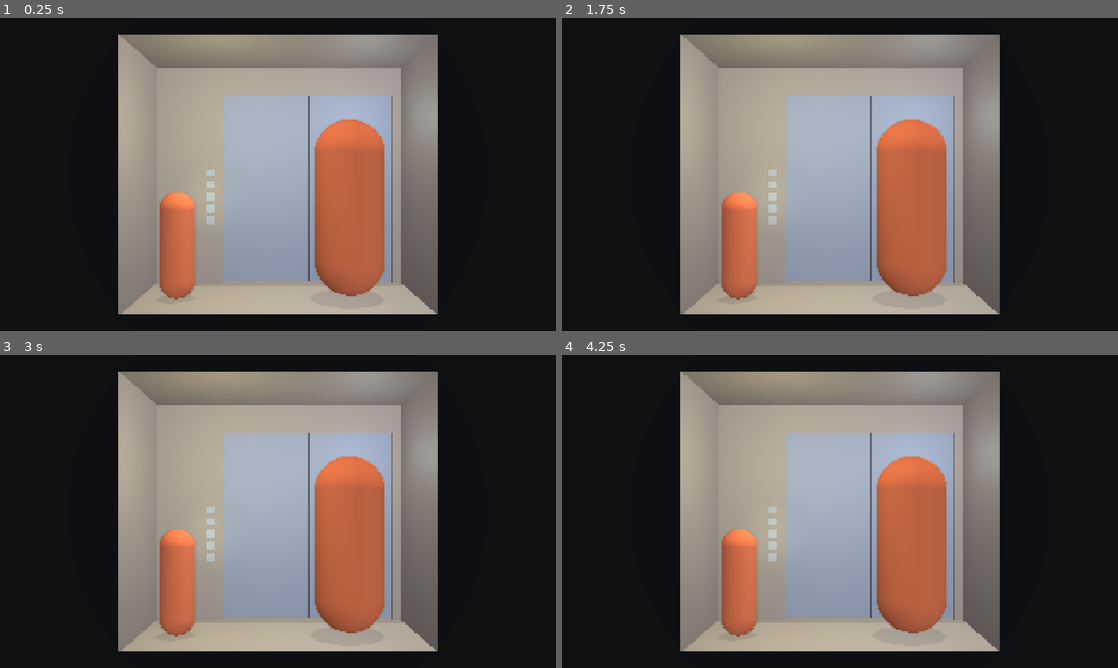
Above: before the commit, frames 1-4 (two rows, left to right).
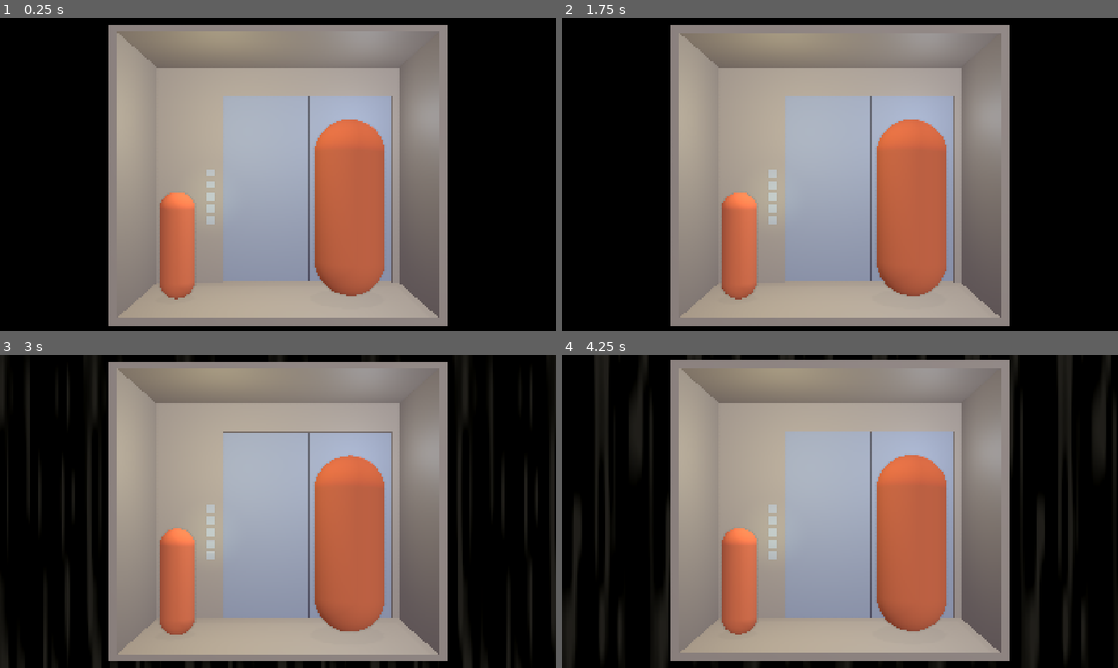
Above: after the commit, the same moments.

Repository: curlewrasblo/lift-boy
Game: Godot game, scene res://scenes/lift_scene.tscn
Two runs of this game, one before a commit and one after it. Both use one fixed random seed, a clock stepped at 60 frames per second and the inputs below.
Inputs:
- Up to frame 1 (0.25 s): no input
- Up to frame 2 (1.75 s): tap Enter at 0.5 s; hold 0 0.53-1.28 s; tap 1 at 0.8, 1.35 s; tap Space at 1.25 s; tap 2 at 1.55 s
- Up to frame 3 (3 s): hold 2 2.03-2.78 s; tap 3 at 2.3, 2.85 s
- Up to frame 4 (4.25 s): tap 4 at 3.05 s; hold 4 from 3.53 s (still down); tap 0 at 3.8 s

The runs differ from the first frame. In frame 1, 7.5% of the frame differs, in the area x 19-81%, y 2-99%; in frame 2, 7.6%; in frame 3, 7.7%; in frame 4, 8.2%, in the area x 19-81%, y 1-98%.

Commit message:
Made it controllable

Diff:
--- a/materials/elevator_moving_mat.tres
+++ b/materials/elevator_moving_mat.tres
@@ -22,9 +22,10 @@
 [resource]
 render_priority = 0
 shader = ExtResource("1_f5lui")
-shader_parameter/moving = 4.7499999933364734e-08
-shader_parameter/move_max_speed = 1.5
-shader_parameter/normal_color = Color(0, 0, 0, 1)
-shader_parameter/speedy_color = Color(0.1, 0.09943333, 0.083, 1)
+shader_parameter/uv_offset = -1.07
+shader_parameter/moving_factor = 1.0
+shader_parameter/still_color = Color(0.03137255, 0.03137255, 0.02745098, 1)
+shader_parameter/moving_slow_color = Color(0.03137255, 0.03137255, 0.02745098, 1)
+shader_parameter/moving_fast_color = Color(0.14, 0.13542667, 0.120400004, 1)
 shader_parameter/moving_texture = SubResource("NoiseTexture2D_txnge")
-shader_parameter/tex_tiling = Vector2(6, 0.25)
+shader_parameter/tex_tiling = Vector2(6, 0.36)
--- /dev/null
+++ b/scenes/LiftController.gd
@@ -0,0 +1,137 @@
+extends Node
+class_name LiftController
+
+enum LiftState {
+	Ready,
+	ClosingDoors,
+	Moving,
+	OpeningDoors
+}
+
+@export var time_to_reach_full_speed: float = 0.42
+@export var time_between_floors: float = 1.0
+
+@export_subgroup("Elevator")
+@export var lift_player: LiftPlayer
+
+@export_subgroup("Background movement")
+@export var background_quad: MeshInstance3D
+@export var shader_move_max_speed: float = 1.0
+
+@export_subgroup("Camera Shake")
+@export var camera: Camera3D
+@export var camera_shake_intensity: Vector2 = Vector2(0.05, 0.05)
+@export var camera_shake_interval: float = 0.1
+
+var movement_material: ShaderMaterial
+var shake_timer: float = 0.0
+var move_tween: Tween
+var current_floor: int = 0
+
+var original_camera_position: Vector3
+
+var lift_state := LiftState.Ready
+var doors_closed: bool = true
+var moving_factor: float = 0.0
+
+var uv_offset: float = 0.0
+var shader_moving: float = 0.0 # Goes from -1 to 0 to 1, where -1 is lift moving down and 1 is lift moving up and 0 is at rest
+
+func _ready() -> void:
+	movement_material = background_quad.material_override as ShaderMaterial
+	assert(movement_material != null, "Movement material is not a ShaderMaterial")
+	uv_offset = 0.0
+	movement_material.set_shader_parameter("uv_offset", uv_offset)
+	movement_material.set_shader_parameter("moving_factor", moving_factor)
+	original_camera_position = camera.position
+
+
+func _process(delta: float) -> void:
+	if lift_state == LiftState.Moving:
+		uv_offset += shader_moving * shader_move_max_speed * delta
+		movement_material.set_shader_parameter("uv_offset", uv_offset)
+
+		shake_timer += delta
+		if shake_timer >= camera_shake_interval:
+			shake_timer -= camera_shake_interval
+			_camera_shake(moving_factor)
+	elif lift_state == LiftState.Ready:
+		if Input.is_key_pressed(KEY_0):
+			press_button(0)
+		elif Input.is_key_pressed(KEY_1):
+			press_button(1)
+		elif Input.is_key_pressed(KEY_2):
+			press_button(2)
+		elif Input.is_key_pressed(KEY_3):
+			press_button(3)
+		elif Input.is_key_pressed(KEY_4):
+			press_button(4)
+
+
+func press_button(elevator_floor: int) -> void:
+	if lift_state != LiftState.Ready:
+		return
+
+	if current_floor == elevator_floor:
+		return
+
+	if !doors_closed:
+		print(name, ": Closing doors")
+		lift_state = LiftState.ClosingDoors
+		await close_doors()
+		doors_closed = true
+
+	lift_state = LiftState.Moving
+	print(name, ": Moving to floor ", elevator_floor)
+	await move_to_floor(elevator_floor)
+	lift_state = LiftState.OpeningDoors
+	print(name, ": Opening doors")
+	await open_doors()
+	doors_closed = false
+	lift_state = LiftState.Ready
+	print(name, ": Lift is ready at floor ", elevator_floor)
+
+
+func close_doors() -> void:
+	lift_player.close_doors()
+	await lift_player.animation_finished
+
+func open_doors() -> void:
+	lift_player.open_doors()
+	await lift_player.animation_finished
+
+
+func move_to_floor(to_floor: int) -> void:
+	assert(lift_state == LiftState.Moving, "Lift shouldnt be moving right now")
+	if move_tween != null:
+		move_tween.kill()
+		move_tween = null
+
+	var target = 1.0 if to_floor > current_floor else -1.0
+	var floors_to_move = abs(to_floor - current_floor)
+
+	move_tween = create_tween()
+	move_tween.tween_method(_on_move_process, 0.0, target, time_to_reach_full_speed).set_ease(Tween.EASE_IN)
+	move_tween.tween_interval(time_between_floors * floors_to_move)
+	move_tween.tween_method(_on_move_process, target, 0.0, time_to_reach_full_speed).set_ease(Tween.EASE_OUT)
+
+	await move_tween.finished
+	_lift_ready_at_new_floor(to_floor)
+
+func _on_move_process(factor: float) -> void:
+	moving_factor = abs(factor)
+	movement_material.set_shader_parameter("moving_factor", moving_factor)
+
+	shader_moving = factor
+
+func _lift_ready_at_new_floor(new_floor: int) -> void:
+	current_floor = new_floor
+	moving_factor = 0.0
+	movement_material.set_shader_parameter("moving_factor", moving_factor)
+	shake_timer = 0.0
+	shader_moving = 0.0
+	camera.position = original_camera_position
+
+func _camera_shake(factor: float) -> void:
+	var intensity = factor * camera_shake_intensity
+	camera.position = original_camera_position + Vector3(randf_range(-intensity.x, intensity.x), randf_range(-intensity.y, intensity.y), 0.0)
--- /dev/null
+++ b/scenes/LiftPlayer.gd
@@ -0,0 +1,11 @@
+extends AnimationPlayer
+class_name LiftPlayer
+
+@export var open_door_anim: StringName
+#@export var close_door_anim: StringName
+
+func open_doors() -> void:
+	play(open_door_anim)
+
+func close_doors() -> void:
+	play_backwards(open_door_anim)
--- a/scenes/elevator_shader.gdshader
+++ b/scenes/elevator_shader.gdshader
@@ -1,10 +1,12 @@
 shader_type spatial;
-uniform float moving : hint_range(-1, 1);
+render_mode unshaded;
 
-uniform float move_max_speed = 1.0;
+uniform float uv_offset = 0.0;
+uniform float moving_factor = 0.0;
 
-uniform vec4 normal_color : source_color;
-uniform vec4 speedy_color : source_color;
+uniform vec4 still_color : source_color;
+uniform vec4 moving_slow_color : source_color;
+uniform vec4 moving_fast_color : source_color;
 
 uniform sampler2D moving_texture : hint_default_white, repeat_enable;
 uniform vec2 tex_tiling = vec2(1, 1);
@@ -13,20 +15,13 @@
 	vec2 uv = SCREEN_UV;
 	uv = uv * tex_tiling;
 
-	float y_movement = TIME * -moving * move_max_speed;
+	uv.y += -uv_offset;
 
-	uv.y += y_movement;
+	float noise = texture(moving_texture, uv).r;
 
-	vec4 noise = texture(moving_texture, uv);
+	vec4 moving_color = mix(moving_slow_color, moving_fast_color, noise);
 
-	float speedy_factor = noise.r * abs(moving);
+	vec4 color = mix(still_color, moving_color, pow(moving_factor, 2));
 
-	vec3 color = mix(normal_color, speedy_color, speedy_factor).rgb;
-
-	ALBEDO = color;
+	ALBEDO = color.rgb;
 }
-
-//void light() {
-//	// Called for every pixel for every light affecting the material.
-//	// Uncomment to replace the default light processing function with this one.
-//}
--- a/scenes/lift_scene.tscn
+++ b/scenes/lift_scene.tscn
@@ -4,6 +4,8 @@
 [ext_resource type="Material" uid="uid://dfbijl1mrklee" path="res://materials/dude.tres" id="1_biusa"]
 [ext_resource type="Material" uid="uid://cibd081vwceno" path="res://materials/elevator_door.tres" id="3_r2n18"]
 [ext_resource type="Material" uid="uid://dy7mnuivkmjns" path="res://materials/elevator_moving_mat.tres" id="4_r2n18"]
+[ext_resource type="Script" uid="uid://dftoeuggt3dhi" path="res://scenes/LiftController.gd" id="5_5djdf"]
+[ext_resource type="Script" uid="uid://d2hm1elr1s86b" path="res://scenes/LiftPlayer.gd" id="6_lsh4v"]
 
 [sub_resource type="CapsuleMesh" id="CapsuleMesh_vd2jk"]
 radius = 0.2
@@ -14,11 +16,8 @@
 radius = 0.4
 radial_segments = 32
 
-[sub_resource type="PlaneMesh" id="PlaneMesh_vd2jk"]
-size = Vector2(3.2, 1.6)
-
-[sub_resource type="PlaneMesh" id="PlaneMesh_0gm50"]
-size = Vector2(2.8, 1.6)
+[sub_resource type="BoxMesh" id="BoxMesh_r2n18"]
+size = Vector3(3.2, 0.1, 1.6)
 
 [sub_resource type="BoxMesh" id="BoxMesh_vd2jk"]
 size = Vector3(1.6, 2.84, 0.3)
@@ -42,11 +41,146 @@
 size = Vector3(0.1, 0.1, 0.04)
 
 [sub_resource type="Environment" id="Environment_vd2jk"]
+background_mode = 1
+background_color = Color(0.03137255, 0.03137255, 0.02745098, 1)
 ambient_light_source = 2
-ambient_light_color = Color(0.68, 0.70199996, 0.8, 1)
+ambient_light_color = Color(0.7, 0.68, 0.8, 1)
 ssao_enabled = true
 ssao_radius = 0.82
 ssao_intensity = 0.89
+
+[sub_resource type="Animation" id="Animation_5djdf"]
+resource_name = "LiftDoorOpen"
+length = 3.1
+tracks/0/type = "value"
+tracks/0/imported = false
+tracks/0/enabled = true
+tracks/0/path = NodePath("ElevatorOrigin/ElevatorVisuals/Door/DoorLeft:position")
+tracks/0/interp = 1
+tracks/0/loop_wrap = true
+tracks/0/keys = {
+"times": PackedFloat32Array(0, 1.03, 1.7, 3.05),
+"transitions": PackedFloat32Array(1, 1, 1, 1),
+"update": 0,
+"values": [Vector3(-0.4, 1.4, -0.9), Vector3(-0.4, 1.4, -0.9), Vector3(-0.5323321, 1.4, -0.9), Vector3(-1.539059, 1.4, -0.9)]
+}
+tracks/1/type = "value"
+tracks/1/imported = false
+tracks/1/enabled = true
+tracks/1/path = NodePath("ElevatorOrigin/ElevatorVisuals/Door/DoorRight:position")
+tracks/1/interp = 1
+tracks/1/loop_wrap = true
+tracks/1/keys = {
+"times": PackedFloat32Array(0, 1.03, 1.7, 3.05),
+"transitions": PackedFloat32Array(1, 1, 1, 1),
+"update": 0,
+"values": [Vector3(1.2, 1.4, -0.9), Vector3(1.2, 1.4, -0.9), Vector3(1.3076559, 1.4, -0.9), Vector3(2.2970946, 1.4, -0.9)]
+}
+tracks/2/type = "value"
+tracks/2/imported = false
+tracks/2/enabled = true
+tracks/2/path = NodePath("ElevatorOrigin/ElevatorVisuals/Door/Quad:position")
+tracks/2/interp = 1
+tracks/2/loop_wrap = true
+tracks/2/keys = {
+"times": PackedFloat32Array(0, 1.01),
+"transitions": PackedFloat32Array(1, 1),
+"update": 0,
+"values": [Vector3(0, 1.348, -1.177), Vector3(0, -2.0238373, -1.177)]
+}
+tracks/3/type = "value"
+tracks/3/imported = false
+tracks/3/enabled = true
+tracks/3/path = NodePath("ElevatorOrigin/ElevatorVisuals/Door/DoorLeft:rotation")
+tracks/3/interp = 1
+tracks/3/loop_wrap = true
+tracks/3/keys = {
+"times": PackedFloat32Array(0, 1.03, 1.1666666, 1.3053033, 1.4666667),
+"transitions": PackedFloat32Array(1, 1, 1, 1, 1),
+"update": 0,
+"values": [Vector3(0, 0, 0), Vector3(0, 0, 0), Vector3(0, 0, -0.012217305), Vector3(0, 0, 0.008726646), Vector3(0, 0, 0)]
+}
+tracks/4/type = "value"
+tracks/4/imported = false
+tracks/4/enabled = true
+tracks/4/path = NodePath("ElevatorOrigin/ElevatorVisuals/Door/DoorRight:rotation")
+tracks/4/interp = 1
+tracks/4/loop_wrap = true
+tracks/4/keys = {
+"times": PackedFloat32Array(0, 1, 1.1333333, 1.2666667, 1.4333333),
+"transitions": PackedFloat32Array(1, 1, 1, 1, 1),
+"update": 0,
+"values": [Vector3(0, 0, 0), Vector3(0, 0, 0), Vector3(0, 0, 0.012217305), Vector3(0, 0, -0.008726646), Vector3(0, 0, 0)]
+}
+
+[sub_resource type="Animation" id="Animation_lsh4v"]
+length = 0.001
+tracks/0/type = "value"
+tracks/0/imported = false
+tracks/0/enabled = true
+tracks/0/path = NodePath("ElevatorOrigin/ElevatorVisuals/Door/DoorLeft:position")
+tracks/0/interp = 1
+tracks/0/loop_wrap = true
+tracks/0/keys = {
+"times": PackedFloat32Array(0),
+"transitions": PackedFloat32Array(1),
+"update": 0,
+"values": [Vector3(-0.4, 1.4, -0.9)]
+}
+tracks/1/type = "value"
+tracks/1/imported = false
+tracks/1/enabled = true
+tracks/1/path = NodePath("ElevatorOrigin/ElevatorVisuals/Door/DoorRight:position")
+tracks/1/interp = 1
+tracks/1/loop_wrap = true
+tracks/1/keys = {
+"times": PackedFloat32Array(0),
+"transitions": PackedFloat32Array(1),
+"update": 0,
+"values": [Vector3(1.2, 1.4, -0.9)]
+}
+tracks/2/type = "value"
+tracks/2/imported = false
+tracks/2/enabled = true
+tracks/2/path = NodePath("ElevatorOrigin/ElevatorVisuals/Door/Quad:position")
+tracks/2/interp = 1
+tracks/2/loop_wrap = true
+tracks/2/keys = {
+"times": PackedFloat32Array(0),
+"transitions": PackedFloat32Array(1),
+"update": 0,
+"values": [Vector3(0, 1.348, -1.177)]
+}
+tracks/3/type = "value"
+tracks/3/imported = false
+tracks/3/enabled = true
+tracks/3/path = NodePath("ElevatorOrigin/ElevatorVisuals/Door/DoorLeft:rotation")
+tracks/3/interp = 1
+tracks/3/loop_wrap = true
+tracks/3/keys = {
+"times": PackedFloat32Array(0),
+"transitions": PackedFloat32Array(1),
+"update": 0,
+"values": [Vector3(0, 0, 0)]
+}
+tracks/4/type = "value"
+tracks/4/imported = false
+tracks/4/enabled = true
+tracks/4/path = NodePath("ElevatorOrigin/ElevatorVisuals/Door/DoorRight:rotation")
+tracks/4/interp = 1
+tracks/4/loop_wrap = true
+tracks/4/keys = {
+"times": PackedFloat32Array(0),
+"transitions": PackedFloat32Array(1),
+"update": 0,
+"values": [Vector3(0, 0, 0)]
+}
+
+[sub_resource type="AnimationLibrary" id="AnimationLibrary_50d5g"]
+_data = {
+&"LiftDoorOpen": SubResource("Animation_5djdf"),
+&"RESET": SubResource("Animation_lsh4v")
+}
 
 [node name="LiftScene" type="Node3D" unique_id=1793653158]
 
@@ -70,23 +204,25 @@
 [node name="ElevatorVisuals" type="Node3D" parent="ElevatorOrigin" unique_id=2024409345]
 
 [node name="floor" type="MeshInstance3D" parent="ElevatorOrigin/ElevatorVisuals" unique_id=1803129365]
-material_override = ExtResource("1_0gm50")
-mesh = SubResource("PlaneMesh_vd2jk")
+transform = Transform3D(1, 0, 0, 0, 1, 0, 0, 0, 1, 0, -0.05, 0)
+material_override = ExtResource("1_0gm50")
+mesh = SubResource("BoxMesh_r2n18")
 
 [node name="ceiling" type="MeshInstance3D" parent="ElevatorOrigin/ElevatorVisuals" unique_id=328127996]
-transform = Transform3D(1, 0, 0, 0, -1, -8.742278e-08, 0, 8.742278e-08, -1, 0, 2.7895675, 0)
-material_override = ExtResource("1_0gm50")
-mesh = SubResource("PlaneMesh_vd2jk")
+transform = Transform3D(1, 0, 0, 0, -1, -8.742278e-08, 0, 8.742278e-08, -1, 0, 2.84, 0)
+material_override = ExtResource("1_0gm50")
+cast_shadow = 0
+mesh = SubResource("BoxMesh_r2n18")
 
 [node name="Wall" type="MeshInstance3D" parent="ElevatorOrigin/ElevatorVisuals" unique_id=1776640702]
-transform = Transform3D(-4.371139e-08, 1, 0, -1, -4.371139e-08, 0, 0, 0, 1, -1.5757492, 1.3942256, 0)
-material_override = ExtResource("1_0gm50")
-mesh = SubResource("PlaneMesh_0gm50")
+transform = Transform3D(-4.371139e-08, 1, 0, -1, -4.371139e-08, 0, 0, 0, 1, -1.62, 1.394, 0)
+material_override = ExtResource("1_0gm50")
+mesh = SubResource("BoxMesh_r2n18")
 
 [node name="Wall2" type="MeshInstance3D" parent="ElevatorOrigin/ElevatorVisuals" unique_id=349330501]
-transform = Transform3D(4.371139e-08, -1, 8.742278e-08, -1, -4.371139e-08, 0, 3.821371e-15, -8.742278e-08, -1, 1.5908507, 1.3942256, 0)
-material_override = ExtResource("1_0gm50")
-mesh = SubResource("PlaneMesh_0gm50")
+transform = Transform3D(4.371139e-08, -1, 8.742278e-08, -1, -4.371139e-08, 0, 3.821371e-15, -8.742278e-08, -1, 1.62, 1.394, 0)
+material_override = ExtResource("1_0gm50")
+mesh = SubResource("BoxMesh_r2n18")
 
 [node name="wall_door_left" type="MeshInstance3D" parent="ElevatorOrigin/ElevatorVisuals" unique_id=1238298823]
 transform = Transform3D(1, 0, 0, 0, 1, 0, 0, 0, 1, -1.52, 1.4, -0.9)
@@ -106,7 +242,7 @@
 [node name="Door" type="Node3D" parent="ElevatorOrigin/ElevatorVisuals" unique_id=526448821]
 
 [node name="DoorLeft" type="MeshInstance3D" parent="ElevatorOrigin/ElevatorVisuals/Door" unique_id=745628879]
-transform = Transform3D(1, 0, 0, 0, 1, 0, 0, 0, 1, -0.4, 1.4, -0.9)
+transform = Transform3D(0.99999994, 0, 0, 0, 0.99999994, 0, 0, 0, 1, -0.4, 1.4, -0.9)
 material_override = ExtResource("3_r2n18")
 mesh = SubResource("BoxMesh_1fyo0")
 
@@ -168,25 +304,25 @@
 environment = SubResource("Environment_vd2jk")
 
 [node name="Quad" type="MeshInstance3D" parent="." unique_id=2145156352]
-transform = Transform3D(1, 0, 0, 0, 1, 0, 0, 0, 1, 0, -1.965, 0.823)
+transform = Transform3D(1, 0, 0, 0, 1, 0, 0, 0, 1, 0, -2.0696075, 0.823)
 material_override = ExtResource("4_r2n18")
 cast_shadow = 0
 mesh = SubResource("QuadMesh_1fyo0")
 
 [node name="Quad4" type="MeshInstance3D" parent="." unique_id=44463397]
-transform = Transform3D(1, 0, 0, 0, 1, 0, 0, 0, 1, 0, 4.75, 0.823)
+transform = Transform3D(1, 0, 0, 0, 1, 0, 0, 0, 1, 0, 4.854184, 0.823)
 material_override = ExtResource("4_r2n18")
 cast_shadow = 0
 mesh = SubResource("QuadMesh_1fyo0")
 
 [node name="Quad2" type="MeshInstance3D" parent="." unique_id=382198572]
-transform = Transform3D(-4.371139e-08, -1, 0, 1, -4.371139e-08, 0, 0, 0, 1, 3.5573082, 1.435, 0.823)
+transform = Transform3D(-4.371139e-08, -1, 0, 1, -4.371139e-08, 0, 0, 0, 1, 3.65, 1.435, 0.823)
 material_override = ExtResource("4_r2n18")
 cast_shadow = 0
 mesh = SubResource("QuadMesh_1fyo0")
 
 [node name="Quad3" type="MeshInstance3D" parent="." unique_id=1391194555]
-transform = Transform3D(-4.371139e-08, -1, 0, 1, -4.371139e-08, 0, 0, 0, 1, -3.545705, 1.435, 0.823)
+transform = Transform3D(-4.371139e-08, -1, 0, 1, -4.371139e-08, 0, 0, 0, 1, -3.65, 1.435, 0.823)
 material_override = ExtResource("4_r2n18")
 cast_shadow = 0
 mesh = SubResource("QuadMesh_1fyo0")
@@ -202,8 +338,24 @@
 [node name="DirectionalLight3D3" type="DirectionalLight3D" parent="." unique_id=849691389]
 transform = Transform3D(0.999512, -4.8157023e-10, 0.03123631, -0.031195756, -0.050941586, 0.99821424, 0.0015912261, -0.99870163, -0.05091667, 0, 3, 1.6544328)
 light_color = Color(0.998, 1, 0.88, 1)
-light_energy = 0.08
+light_energy = 0.06
 shadow_enabled = true
-shadow_opacity = 0.6
+shadow_opacity = 0.2
 directional_shadow_blend_splits = true
 directional_shadow_max_distance = 10.0
+
+[node name="LiftController" type="Node" parent="." unique_id=1164335176 node_paths=PackedStringArray("lift_player", "background_quad", "camera")]
+script = ExtResource("5_5djdf")
+time_to_reach_full_speed = 1.4
+time_between_floors = 1.5
+lift_player = NodePath("../LiftPlayer")
+background_quad = NodePath("../Quad")
+shader_move_max_speed = 2.0
+camera = NodePath("../Camera3D")
+camera_shake_intensity = Vector2(0.007, 0.018)
+camera_shake_interval = 0.042
+
+[node name="LiftPlayer" type="AnimationPlayer" parent="." unique_id=1110192708]
+libraries/ = SubResource("AnimationLibrary_50d5g")
+script = ExtResource("6_lsh4v")
+open_door_anim = &"LiftDoorOpen"
Not shown, added: scenes/LiftController.gd.uid
Not shown, added: scenes/LiftPlayer.gd.uid
